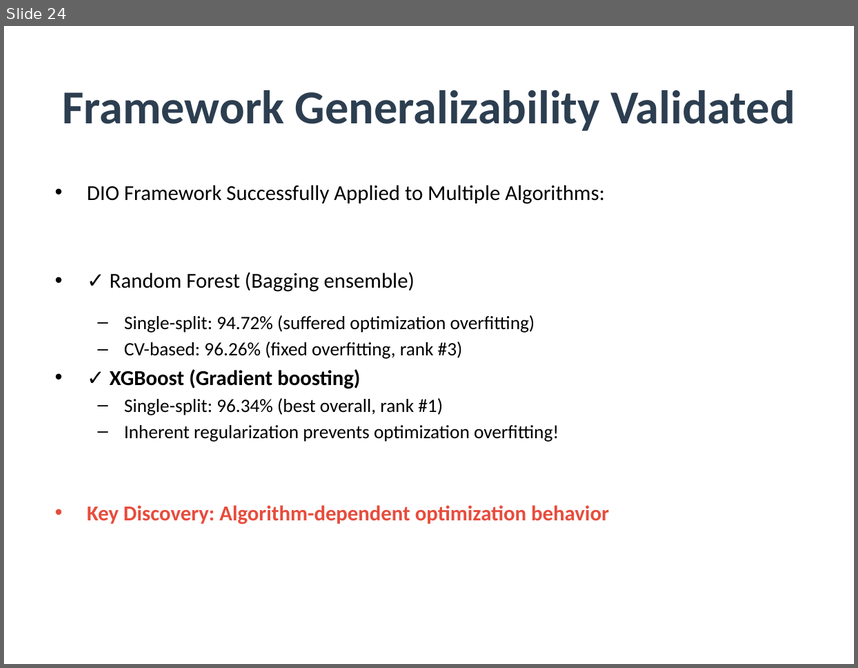
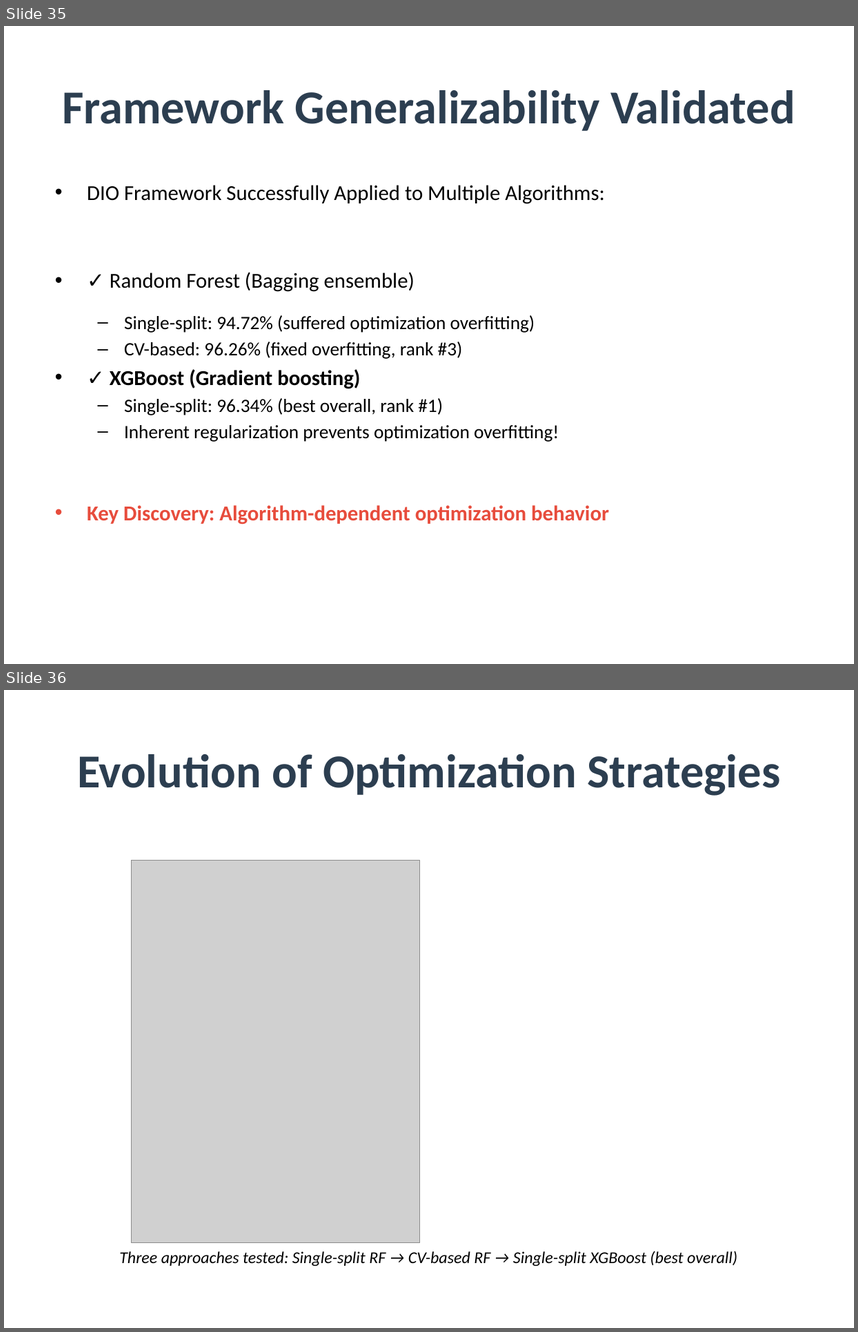
Before and after one commit to amine-dubs/dio-optimization, a slide deck: Presentation/DIO_Research_Presentation.pptx. Shown one above the other, each under a label of ours: slide 24 before the commit, slides 35 and 36 after it. The pictures are 858x668 and 858x1332 pixels, drawn with LibreOffice and Linux fonts; fonts in the diff are those of the drawing; grey boxes stand for pictures. Boxes give left, top, right and bottom in pixels: in the first picture for what was removed or moved away, otherwise in the second. Text is boxed around its words. In the diff, an @@ line names an element or a change of style, - is before the commit and + after.

```diff
--- a/Presentation/DIO_Research_Presentation.pptx
+++ b/Presentation/DIO_Research_Presentation.pptx
@@ slide 36 added at (4,690,854,1328), background #FFFFFF @@
@@ title added at (77,754,780,796), 40 pt, text #2C3E50, bold @@
+Evolution of Optimization Strategies
@@ picture added at (132,860,419,1243) @@
@@ text added at (119,1250,737,1265), 14 pt, text #000000, italic @@
+Three approaches tested: Single-split RF → CV-based RF → Single-split XGBoost (best overall)
@@ what was slide 24 is now slide 35 @@
```
Also in this commit, not shown: 6 slides changed, 11 other slides added, 26 other files.
